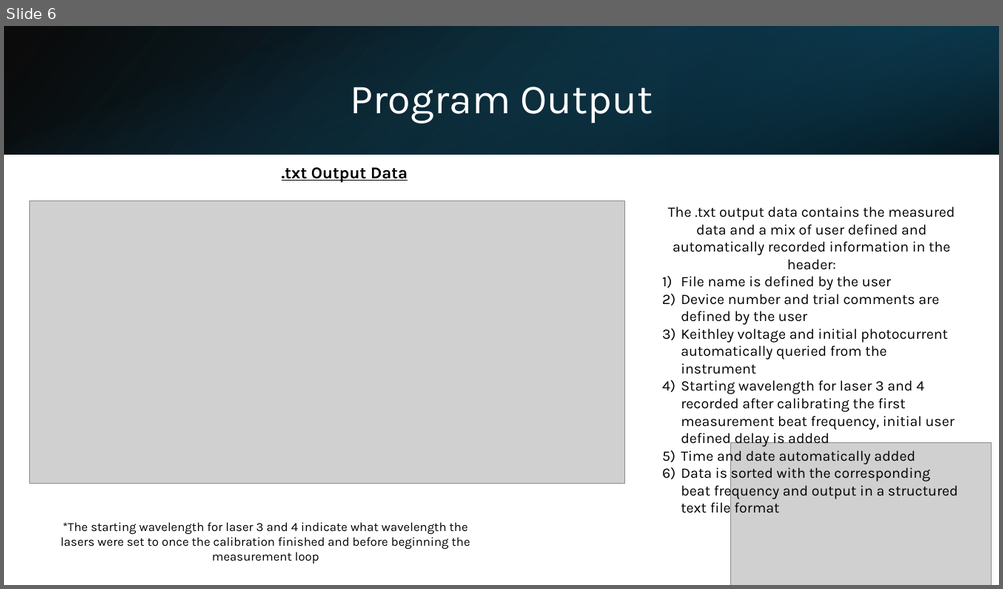
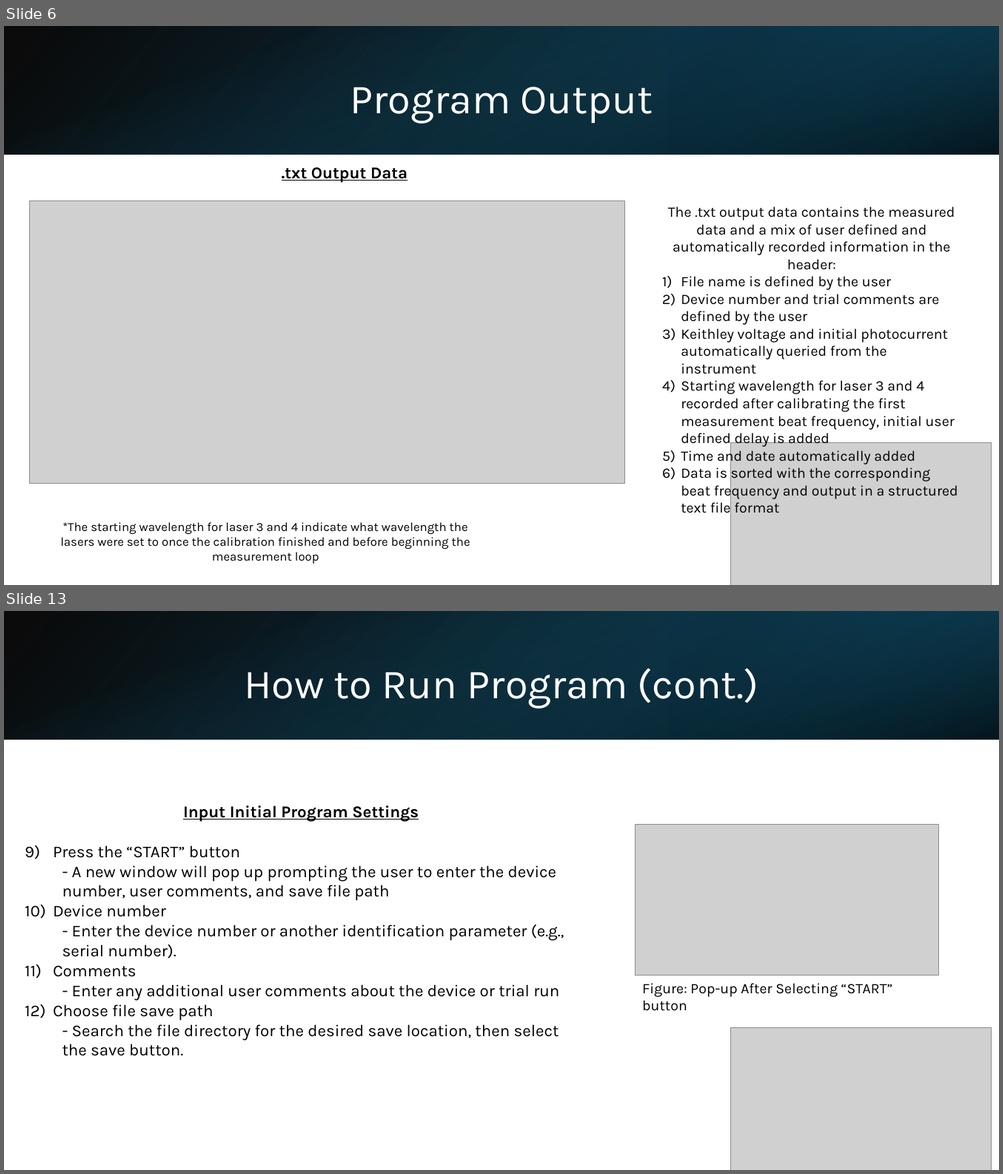
Before and after one commit to axx2xu/heterodyne, a slide deck: Python Heterodyne Measurement Automation Slides.pptx. Shown one above the other, each under a label of ours: slide 6 before the commit, slides 6 and 13 after it; the slides between them are not shown. The pictures are 1003x589 and 1003x1174 pixels, drawn with LibreOffice and Linux fonts; fonts in the diff are those of the drawing; grey boxes stand for pictures. Boxes give left, top, right and bottom in pixels: in the first picture for what was removed or moved away, otherwise in the second. Text is boxed around its words. In the diff, an @@ line names an element or a change of style, - is before the commit and + after.

```diff
--- a/Python Heterodyne Measurement Automation Slides.pptx
+++ b/Python Heterodyne Measurement Automation Slides.pptx
@@ slide 13 added at bbox=[4, 611, 999, 1170], background #FFFFFF @@
@@ rectangle added at bbox=[4, 611, 999, 739], fill gradient #000000 to #104862 @@
@@ rectangle added at bbox=[4, 612, 998, 740], fill gradient #156082 to #000000 @@
@@ rectangle added at bbox=[667, 611, 999, 739], fill gradient #0B3041 to #156082 @@
@@ title added at bbox=[244, 668, 759, 708], 40 pt, text #FFFFFF @@
+How to Run Program (cont.)
@@ text added at bbox=[53, 806, 564, 1056], 16 pt, text #000000 @@
+Input Initial Program Settings
+9) Press the “START” button
+  - A new window will pop up prompting the user to enter the device number, user comments, and save file path
+10) Device number
+  - Enter the device number or another identification parameter (e.g., serial number).
+11) Comments
+  - Enter any additional user comments about the device or trial run
+12) Choose file save path
+  - Search the file directory for the desired save location, then select the save button.
@@ picture added at bbox=[634, 824, 938, 976] @@
@@ text added at bbox=[642, 983, 893, 1011], 14 pt, text #000000 @@
+Figure: Pop-up After Selecting “START” button
@@ picture added at bbox=[731, 1028, 991, 1170] @@
```
Also in this commit, not shown: 8 slides changed, 3 other slides added, 1 slide removed, 10 other files.
